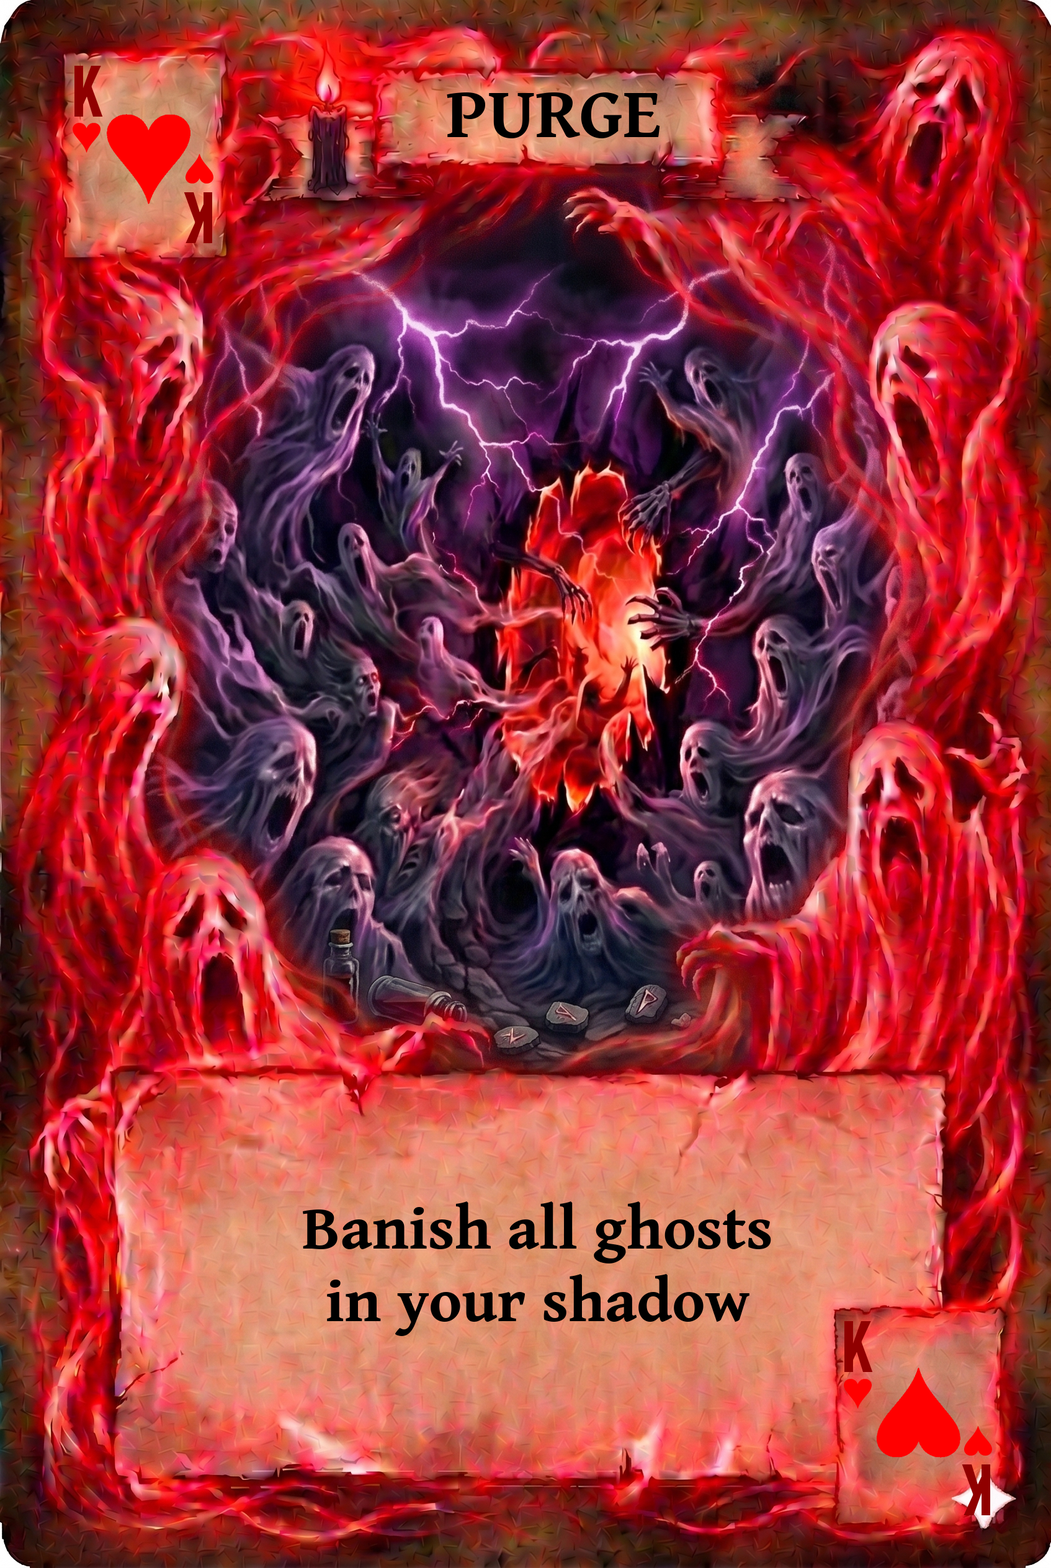
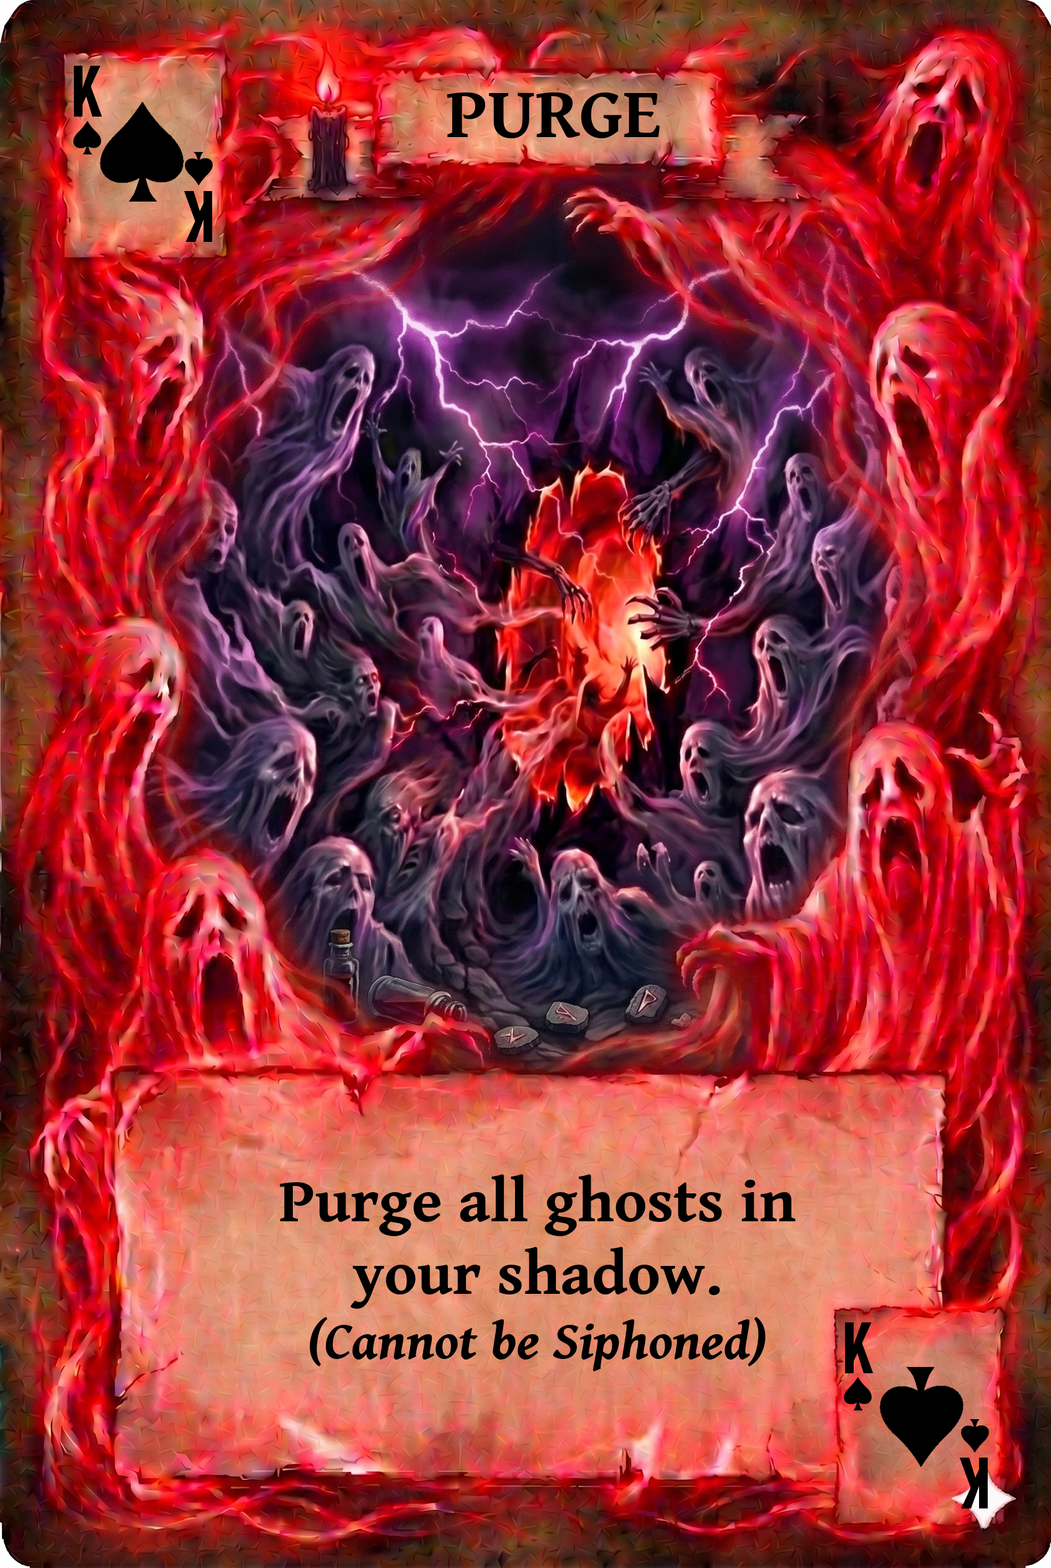
Layered file, before and after one edit (w=1051, h=1568). Changes by layer:
showed group "black copy" (22 layers) over [73, 65, 990, 1509]
showed group "spades" (8 layers) over [73, 101, 989, 1467]
hid group "red copy" (22 layers) over [72, 65, 992, 1516]
hid group "hearts" (8 layers) over [72, 114, 992, 1458]
renamed "Banish all ghosts in your shad..." to "Purge all ghosts in your shado...", painted on it over [279, 1174, 796, 1372]